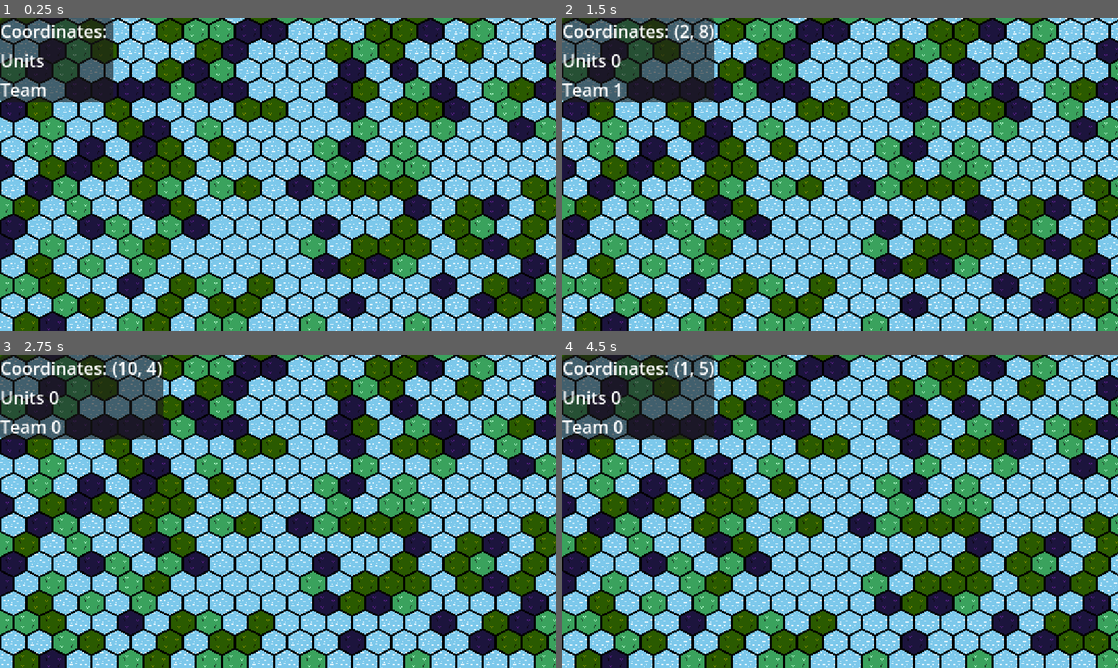
Above: before the commit, frames 1-4 (two rows, left to right).
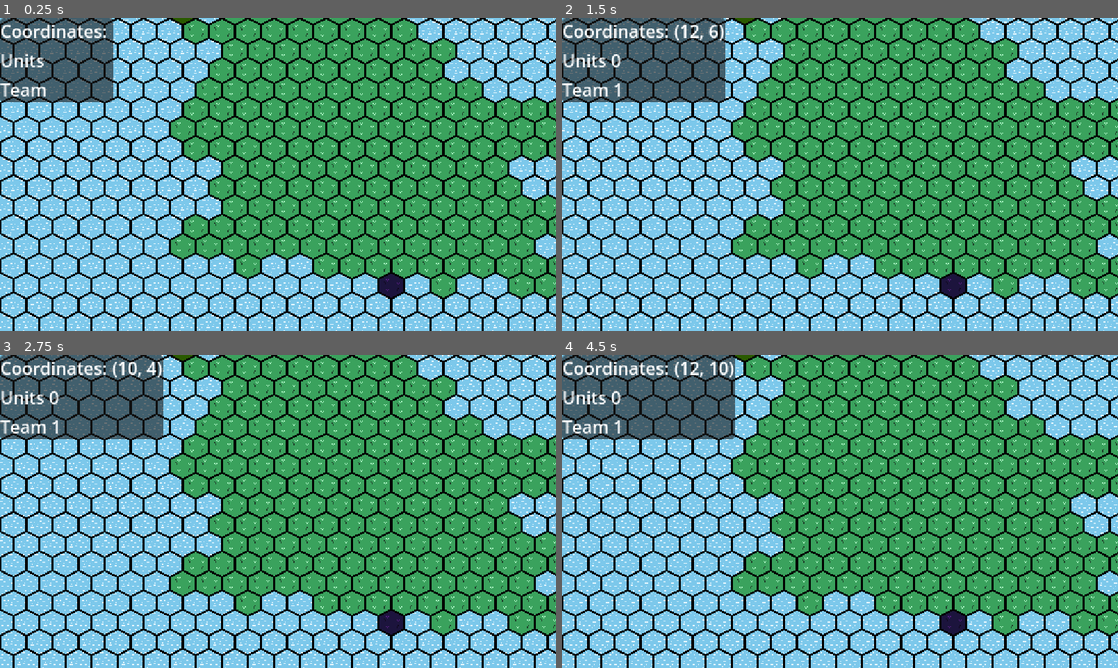
Above: after the commit, the same moments.

Repository: feored/LD54
Game: Godot game, scene res://scenes/main.tscn
The game is run twice, just before and just after one commit, with the same random seed, the same clock (stepped at 60 frames per second) and the same inputs.
Inputs (mouse positions are in pixels of both pictures, inside the frame that each line leads up to):
- Up to frame 1 (0.25 s): no input
- Up to frame 2 (1.5 s): tap Enter at 0.5 s; move the mouse to (962, 158) at 0.52 s; click (962, 158) at 0.67 s; tap Space at 1.25 s; move the mouse to (728, 190) at 1.27 s; click (728, 190) at 1.42 s
- Up to frame 3 (2.75 s): tap Enter at 2 s; move the mouse to (333, 442) at 2.02 s; click (333, 442) at 2.17 s
- Up to frame 4 (4.5 s): tap Space at 2.75 s; move the mouse to (812, 574) at 2.77 s; click (812, 574) at 2.92 s; tap Enter at 3.5 s; move the mouse to (1006, 558) at 3.52 s; click (1006, 558) at 3.67 s; move the mouse to (673, 464) at 4.27 s; click (673, 464) at 4.42 s

The runs differ from the first frame. In frame 1, 55% of the frame differs, in the area x 0-100%, y 0-100%; in frame 2, 56%; in frame 3, 55%; in frame 4, 56%.

Commit message:
generate random maps with teams places randomly

Diff:
--- a/constants.gd
+++ b/constants.gd
@@ -1,8 +1,8 @@
 extends Node
 
 const TILE_SIZE = 24
-const WORLD_CENTER = Vector2(512 / 24 / 2, 288 / 24 / 2)
-const WORLD_BOUNDS = Vector2(20, 15)
+const WORLD_CENTER = Vector2i(512 / 24 / 2, 288 / 24 / 2)
+const WORLD_BOUNDS = Vector2i(20, 15)
 
 const TILE_GRASS = 1
 const TILE_WATER = 0
--- a/scenes/camera/Camera2D.gd
+++ b/scenes/camera/Camera2D.gd
@@ -3,7 +3,7 @@
 const edge = 24
 const step = 2
 
-const limit = 48
+const limit = 72
 
 @onready var viewport_size = get_viewport().content_scale_size
 
--- a/scenes/main.tscn
+++ b/scenes/main.tscn
@@ -43,6 +43,15 @@
 [node name="TileMap" type="TileMap" parent="."]
 tile_set = SubResource("TileSet_hs0yf")
 format = 2
+layer_0/name = "Water"
+layer_0/z_index = -999
+layer_1/name = "Land"
+layer_1/enabled = true
+layer_1/modulate = Color(1, 1, 1, 1)
+layer_1/y_sort_enabled = false
+layer_1/y_sort_origin = 0
+layer_1/z_index = 0
+layer_1/tile_data = PackedInt32Array()
 script = ExtResource("1_bg6dg")
 
 [node name="Camera2D" type="Camera2D" parent="TileMap"]
--- a/world/gen.gd
+++ b/world/gen.gd
@@ -11,24 +11,29 @@
 
 
 func update_cell(changed_tile):
-	if not tiles.has(changed_tile.coords):
-		tiles[changed_tile.coords] = changed_tile
+	tiles[changed_tile.coords] = changed_tile
 	var alt = changed_tile.team if changed_tile.tile_type == 1 else 0
-	self.set_cell(0, changed_tile.coords, changed_tile.tile_type, Vector2i(0, 0), alt)
+	self.set_cell(changed_tile.tile_type, changed_tile.coords, changed_tile.tile_type, Vector2i(0, 0), alt)
 
 
 # Called when the node enters the scene tree for the first time.
 func _ready():
-	for i in range(-Constants.WORLD_BOUNDS.x, Constants.WORLD_BOUNDS.x):
-		for j in range(-Constants.WORLD_BOUNDS.y, Constants.WORLD_BOUNDS.y):
-			var land = (randi() % 2)
-			var team = (randi() % 3) + 1 if land else 0
-			var new_tile = tile.new(Vector2i(Constants.WORLD_CENTER.x + i, Constants.WORLD_CENTER.y + j), land, team)
-			update_cell(new_tile)
-
+	tile_water();
+	const n_tiles_max = Constants.WORLD_BOUNDS.x * Constants.WORLD_BOUNDS.y * 4
+	const n_tiles_min = round(n_tiles_max * 0.15);
+	const n_tiles_target = int(round(n_tiles_max * 0.66));
+	update_cell(tile.new(Constants.WORLD_CENTER, 1, 1));
+	var used_cells_coords = self.get_used_cells(1);
+	while ((used_cells_coords.size() < n_tiles_min)): # || (randi() % n_tiles_max) < n_tiles_target):
+		var cell_coords = used_cells_coords[randi() % used_cells_coords.size()]
+		var neighbor = self.get_neighbor_cell(cell_coords, choose_random_direction());
+		if (is_in_world(neighbor) && self.get_cell_source_id(1, neighbor) == -1):
+			update_cell(tile.new(neighbor, 1, 1));
+			used_cells_coords = self.get_used_cells(1);
+	set_team_start()
 
 # Called every frame. 'delta' is the elapsed time since the previous frame.
-func _process(delta):
+func _process(_delta):
 	pass
 
 
@@ -47,8 +52,9 @@
 				print(coords_clicked)
 				print(self.tiles.keys())
 		if event.button_index == MOUSE_BUTTON_RIGHT and event.pressed:
-			var new_tile = tile.new(global_pos_to_coords(event.position), 0, 0)
-			self.update_cell(new_tile)
+			# var new_tile = tile.new(global_pos_to_coords(event.position), 1, 0)
+			self.set_cell(1, global_pos_to_coords(event.position), -1, Vector2i(0,0), 0);
+			# self.update_cell(new_tile)
 
 
 func get_real_pos(pos):
@@ -56,3 +62,40 @@
 
 func global_pos_to_coords(pos):
 	return self.local_to_map(self.to_local(get_real_pos(pos)))
+
+func choose_random_direction():
+	var rand = randi() % 6;
+	if (rand == 0):
+		return TileSet.CELL_NEIGHBOR_RIGHT_SIDE;
+	if (rand == 1):
+		return TileSet.CELL_NEIGHBOR_BOTTOM_LEFT_SIDE;
+	if (rand == 2):
+		return TileSet.CELL_NEIGHBOR_LEFT_SIDE;
+	if (rand == 3):
+		return TileSet.CELL_NEIGHBOR_TOP_LEFT_SIDE;
+	if (rand == 4):
+		return TileSet.CELL_NEIGHBOR_TOP_RIGHT_SIDE;
+	if (rand == 5):
+		return TileSet.CELL_NEIGHBOR_BOTTOM_RIGHT_SIDE;
+
+func is_in_world(cell):
+	return cell.x > -Constants.WORLD_BOUNDS.x && cell.x < Constants.WORLD_BOUNDS.x && cell.y > -Constants.WORLD_BOUNDS.y && cell.y < Constants.WORLD_BOUNDS.y
+
+func tile_water():
+	for i in range(-Constants.WORLD_BOUNDS.x, Constants.WORLD_BOUNDS.x):
+		for j in range(-Constants.WORLD_BOUNDS.y, Constants.WORLD_BOUNDS.y):
+			self.set_cell(0, Vector2i(Constants.WORLD_CENTER.x + i, Constants.WORLD_CENTER.y + j), 0, Vector2i(0, 0), 0)
+
+func set_team_start():
+	var sorted_tiles = tiles.values();
+	sorted_tiles.sort_custom(func(a, b): return count_neighbors(a) > count_neighbors(b))
+	update_cell(tile.new(sorted_tiles[0].coords, 1, 1));
+	update_cell(tile.new(sorted_tiles[1].coords, 1, 2));
+	update_cell(tile.new(sorted_tiles[2].coords, 1, 3));
+
+func count_neighbors(cell):
+	var total = 0;
+	for neighbor in self.get_surrounding_cells(cell.coords):
+		if (self.get_cell_source_id(1, neighbor) == -1):
+			total += 1;
+	return total;
Not shown, changed: .gitignore
